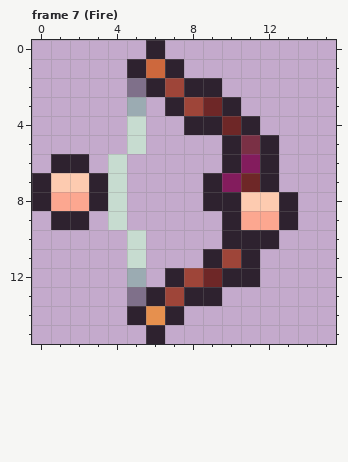
Edited in one commit: pixel-art file (Assets/Sprites/Weapons/Generation_One/Bow.aseprite). That is the earlier state.
16x16 pixels, 9 frames. Shown: frame 7 (Fire). The commit also changed other frames, which this record leaves out.
The same view after the edit:
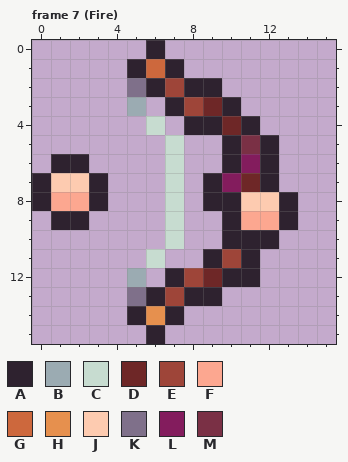
Palette (. is transparent): A #2e222f  B #9babb2  C #c7dcd0  D #6e2727  E #9e4539  F #fca790  G #cd683d  H #e6904e  J #fdcbb0  K #7f708a  L #831c5d  M #7a3045
A new or re-ordered frame is compared with the old frame closest to it.
Diff:
frames re-ordered
Changed rows in their new state; - is an unchanged pixel.
Frame 7 (Fire):
first column x 4:
 4 -.C-
 5 -.-C
 6 .--C
 7 .--C
 8 .--C
 9 .--C
10 -.-C
11 -.C-
